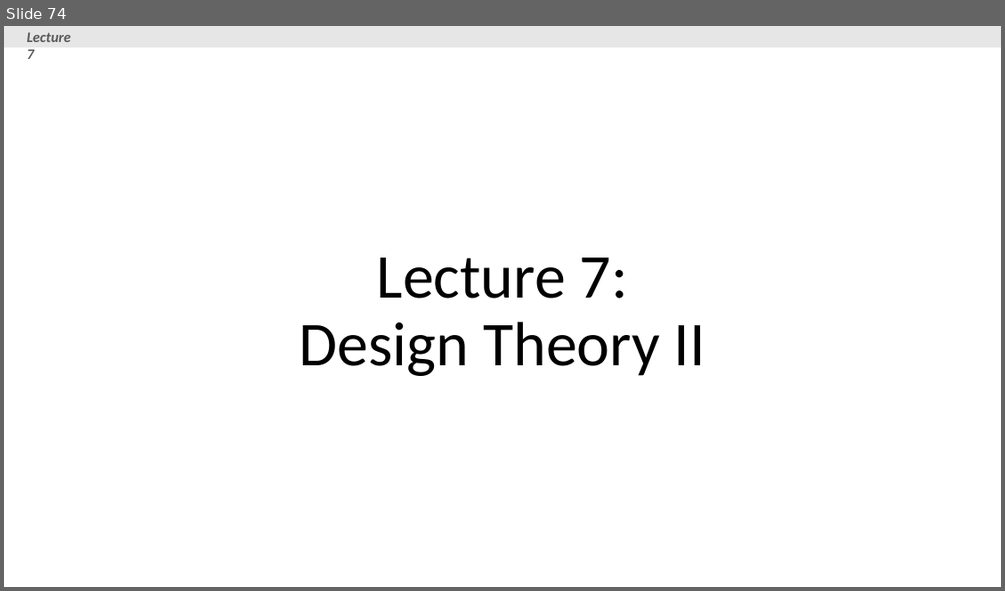
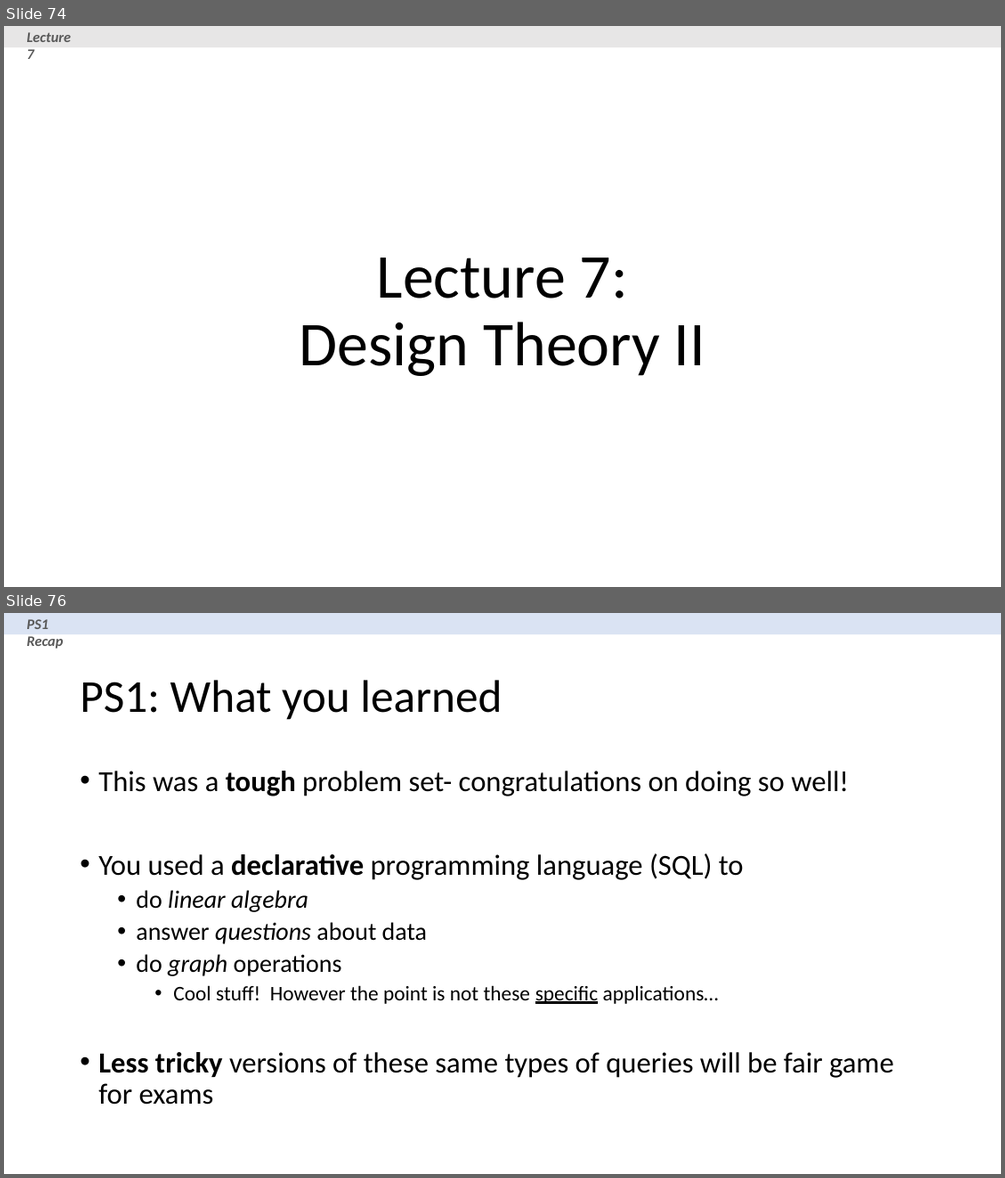
Before and after one commit to XIEQ/cs145-notebooks, a slide deck: lecture-5-7/Lecture_5_7_DB_Design.pptx. Shown one above the other, each under a label of ours: slide 74 before the commit, slides 74 and 76 after it; the slides between them are not shown. The pictures are 1005x591 and 1005x1178 pixels, drawn with LibreOffice and Linux fonts; fonts in the diff are those of the drawing. Boxes give left, top, right and bottom in pixels: in the first picture for what was removed or moved away, otherwise in the second. Text is boxed around its words. In the diff, an @@ line names an element or a change of style, - is before the commit and + after.

```diff
--- a/lecture-5-7/Lecture_5_7_DB_Design.pptx
+++ b/lecture-5-7/Lecture_5_7_DB_Design.pptx
@@ slide 76 added at (4, 613, 1001, 1174), background #FFFFFF @@
@@ rectangle added at (4, 613, 1001, 634), fill #DAE3F3 @@
@@ text added at (27, 619, 64, 649), 14 pt, text #595959, bold, italic @@
+PS1 Recap
@@ title added at (80, 680, 502, 720), 44 pt, text #000000 @@
+PS1: What you learned
@@ text added at (98, 771, 894, 1104), 28 pt, text #000000 @@
+• This was a tough problem set- congratulations on doing so well!
+• You used a declarative programming language (SQL) to
+  • do linear algebra
+  • answer questions about data
+  • do graph operations
+    • Cool stuff! However the point is not these specific applications…
+• Less tricky versions of these same types of queries will be fair game for exams
```
Also in this commit, not shown: 1 slide changed, 15 other slides added, 4 other files.
